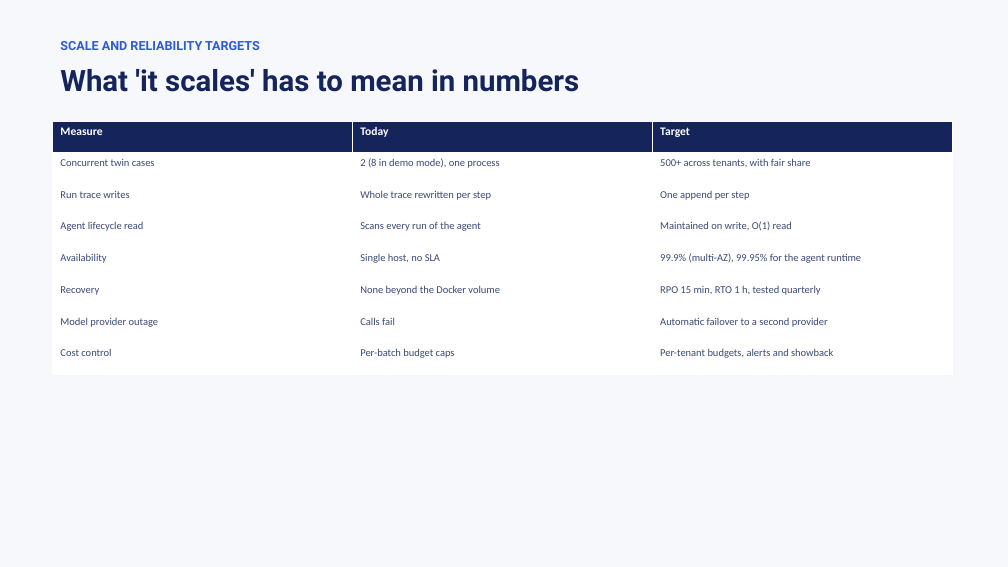
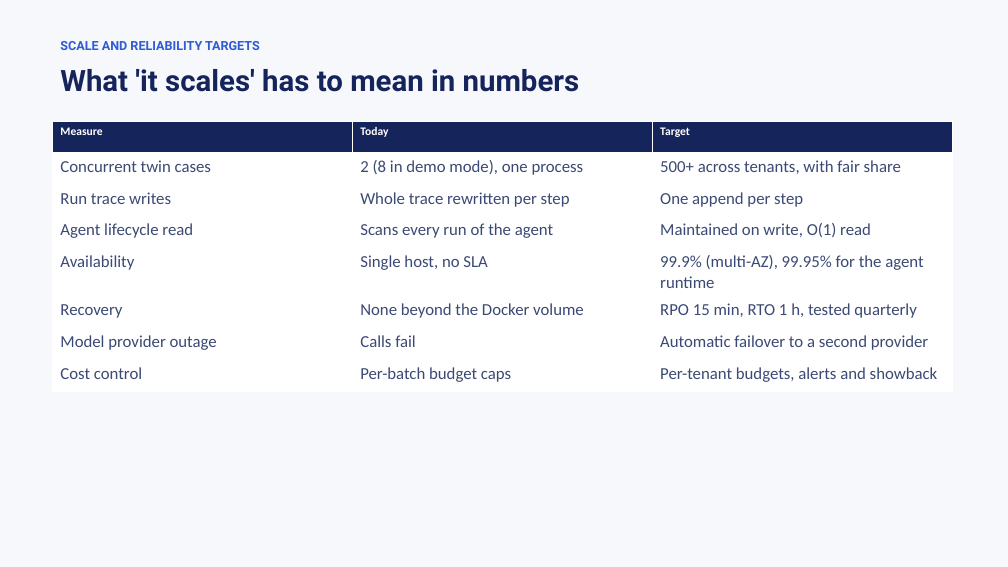
Before and after one commit to jayendukumar/agentify, a slide deck: slide 13 of demo-deck/axyntro-enterprise-readiness.pptx. Drawn at 1008x567 pixels with LibreOffice and Linux fonts; fonts in the diff are those of the drawing. Boxes give left, top, right and bottom in pixels: in the first picture for what was removed or moved away, otherwise in the second. Text is boxed around its words. In the diff, an @@ line names an element or a change of style, - is before the commit and + after.

```diff
--- a/demo-deck/axyntro-enterprise-readiness.pptx
+++ b/demo-deck/axyntro-enterprise-readiness.pptx
@@ table at (x1=53, y1=121, x2=954, y2=391) @@
@@ size 10 to 16 pt @@
```
Also in this commit, not shown: 2 other slides changed, 2 other files.
